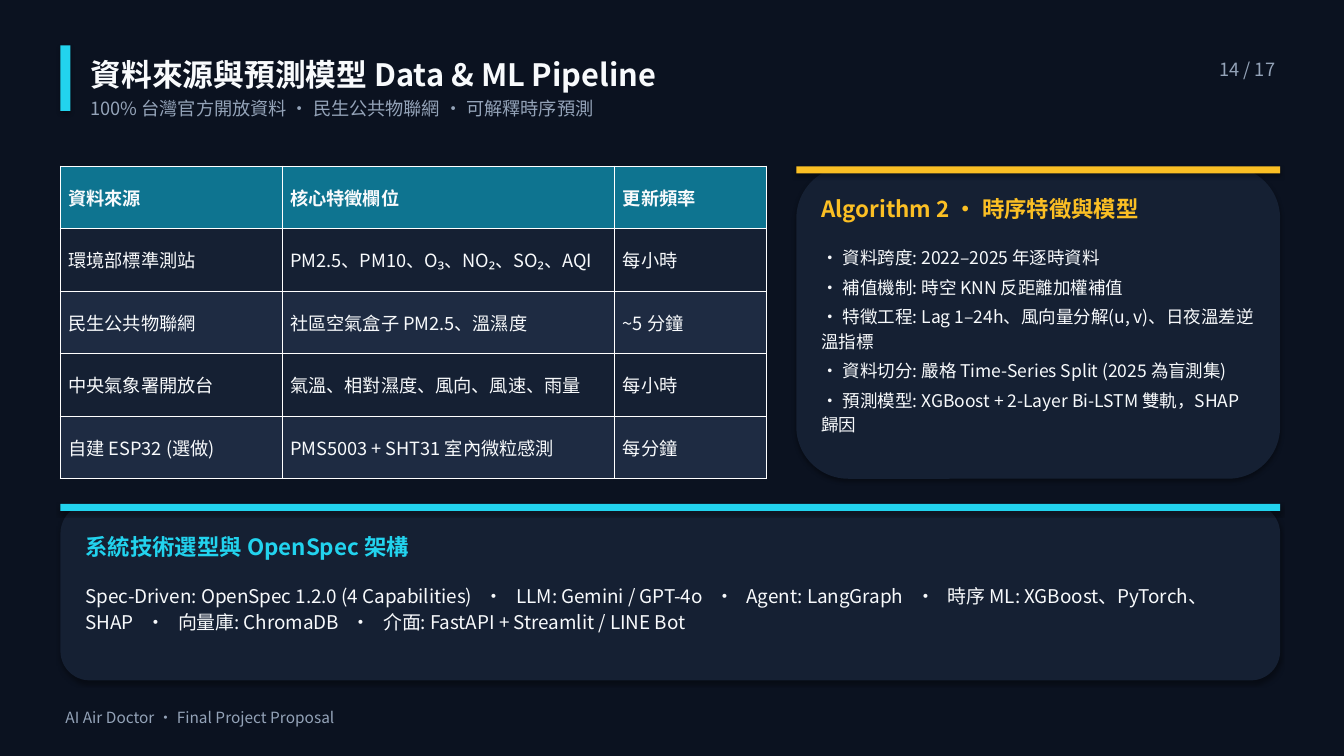
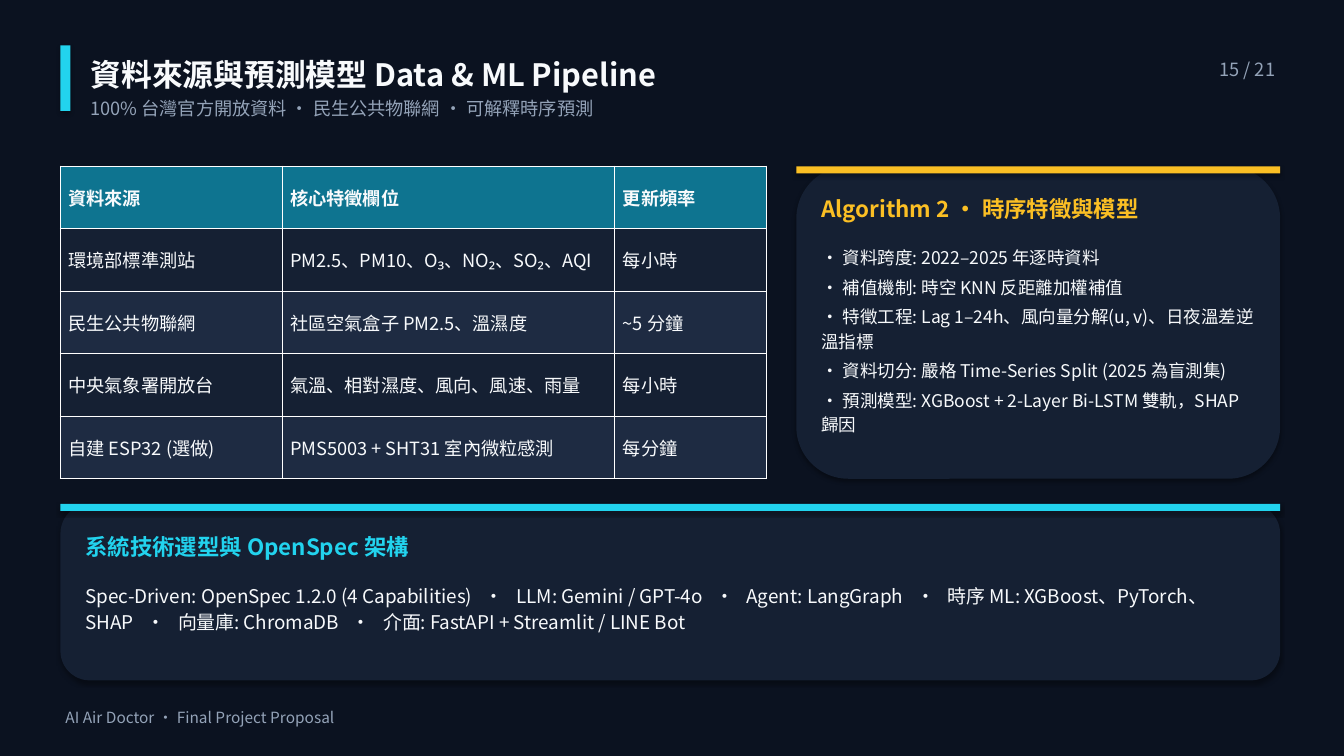
Before and after one commit to ajidohf9/DIC3_Proposal_Refactor_OpenSpec, a slide deck: slide 15 of docs/Proposal_AI_Air_Doctor.pptx (slide 14 before the commit). Drawn at 1344x756 pixels with LibreOffice and Linux fonts; fonts in the diff are those of the drawing. Boxes give left, top, right and bottom in pixels: in the first picture for what was removed or moved away, otherwise in the second. Text is boxed around its words. In the diff, an @@ line names an element or a change of style, - is before the commit and + after.

```diff
--- a/docs/Proposal_AI_Air_Doctor.pptx
+++ b/docs/Proposal_AI_Air_Doctor.pptx
@@ text at (x1=1220, y1=62, x2=1275, y2=76): text changed @@
-14 / 17
+15 / 21
```
Also in this commit, not shown: 15 other slides changed, 4 slides added, 9 other files.
